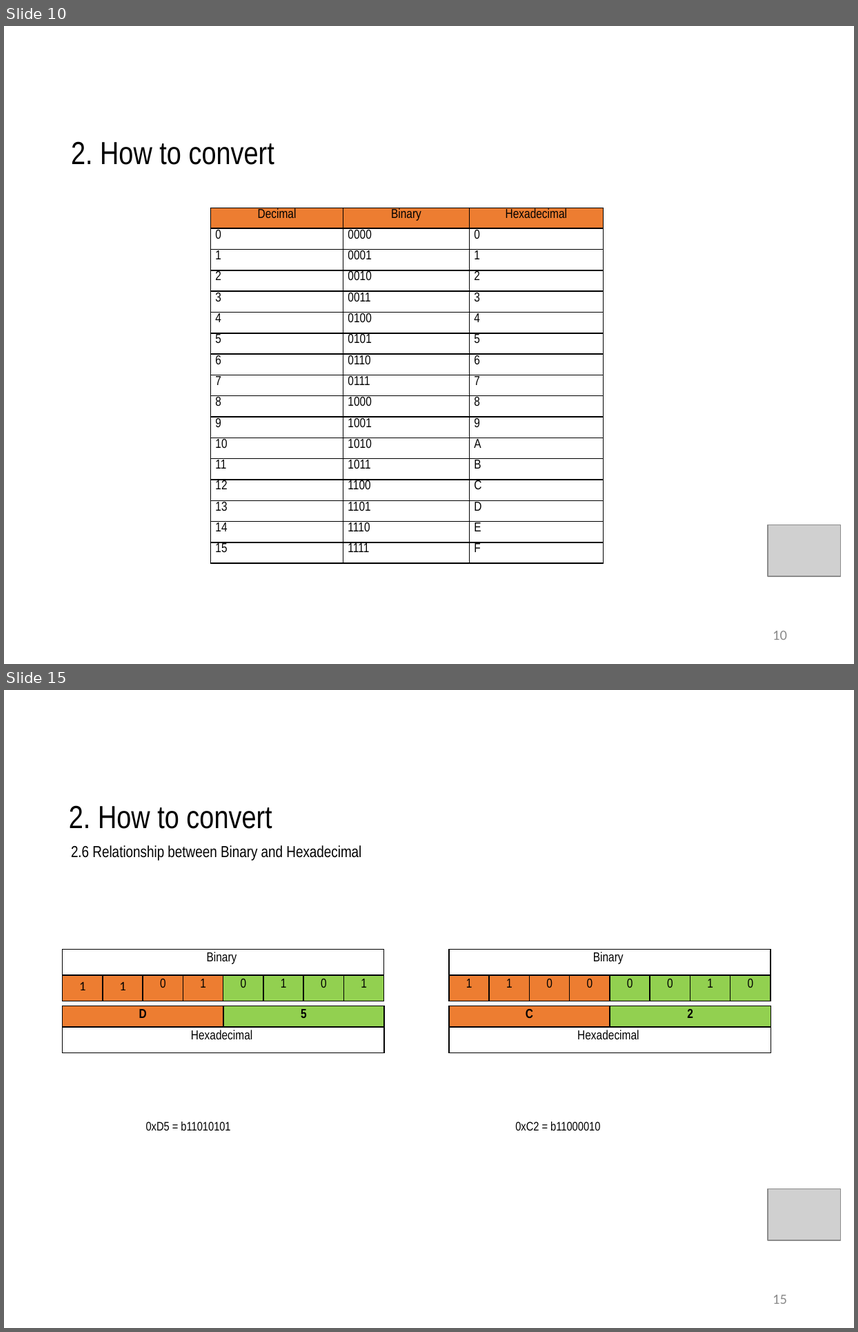
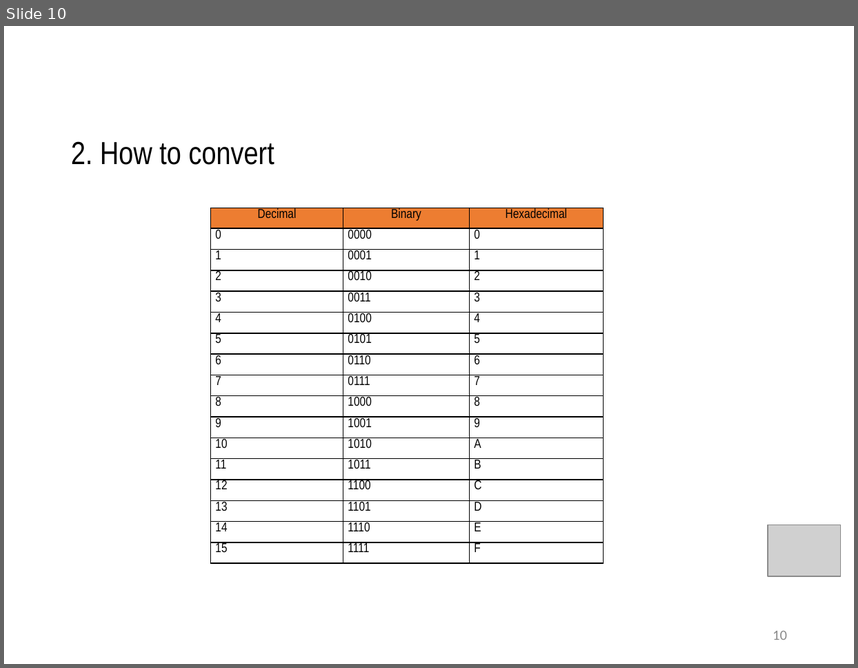
Before and after one commit to daoxuantruong/Demo, a slide deck: Numberic.pptx. Shown one above the other, each under a label of ours: slides 10 and 15 before the commit, slide 10 after it; the slides between them are not shown. The pictures are 858x1332 and 858x668 pixels, drawn with LibreOffice and Linux fonts; fonts in the diff are those of the drawing; grey boxes stand for pictures. Boxes give left, top, right and bottom in pixels: in the first picture for what was removed or moved away, otherwise in the second. Text is boxed around its words. In the diff, an @@ line names an element or a change of style, - is before the commit and + after.

```diff
--- a/Numberic.pptx
+++ b/Numberic.pptx
@@ slide 15 removed at bbox=[4, 690, 854, 1328], background #FFFFFF @@
@@ text removed at bbox=[69, 805, 272, 829] @@
-2. How to convert
@@ title removed at bbox=[71, 845, 361, 860] @@
-2.6 Relationship between Binary and Hexadecimal
@@ table removed at bbox=[63, 949, 382, 1001], 2 rows, 8 columns @@
-Binary |  |  |  |  |  |  | 
-1 | 1 | 0 | 1 | 0 | 1 | 0 | 1
@@ table removed at bbox=[450, 949, 769, 1001], 2 rows, 8 columns @@
-Binary |  |  |  |  |  |  | 
-1 | 1 | 0 | 0 | 0 | 0 | 1 | 0
@@ table removed at bbox=[63, 1005, 384, 1053], 2 rows, 2 columns @@
-D | 5
-Hexadecimal | 
@@ table removed at bbox=[450, 1005, 771, 1053], 2 rows, 2 columns @@
-C | 2
-Hexadecimal | 
@@ text removed at bbox=[146, 1121, 230, 1130] @@
-0xD5 = b11010101
@@ text removed at bbox=[515, 1121, 600, 1130] @@
-0xC2 = b11000010
@@ picture removed at bbox=[769, 1189, 840, 1240] @@
@@ page number removed at bbox=[773, 1294, 787, 1303] @@
-15
```
Also in this commit, not shown: 6 slides changed, 3 slides added, 4 other slides removed.
